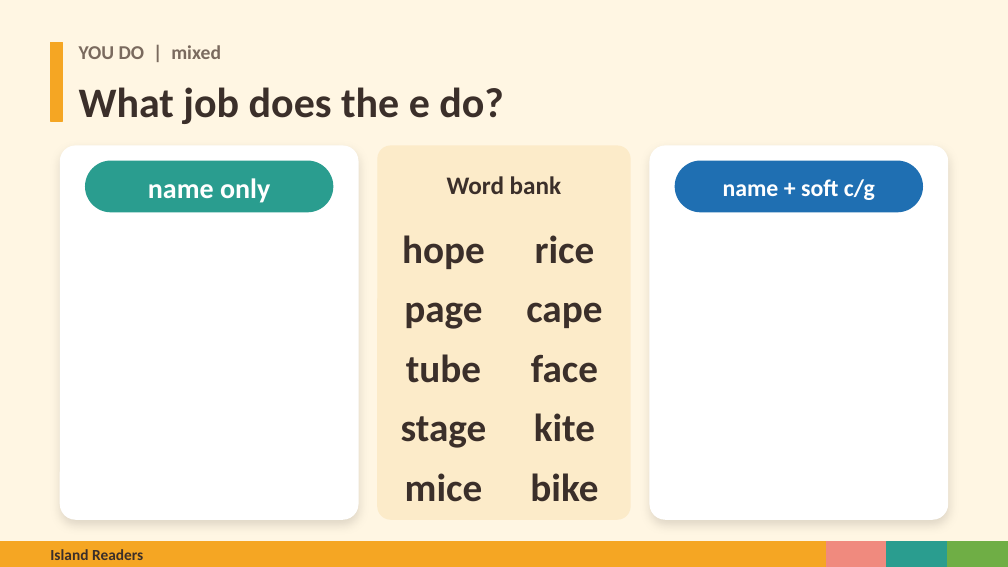
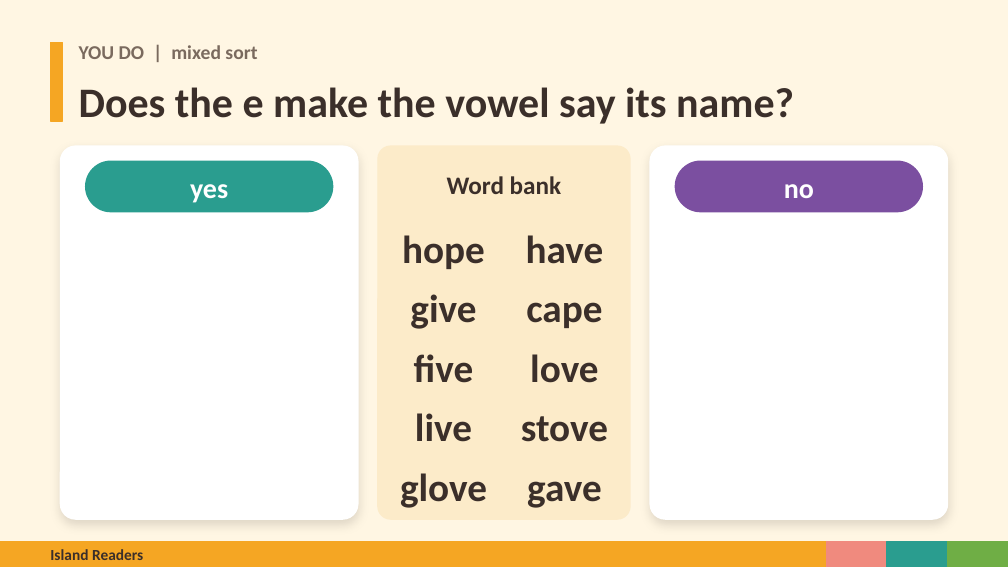
Before and after one commit to Silkwormx/island-readers, a slide deck: slide 25 of materials/unit5/Island_Readers_Tricky_e_Endings.pptx (slide 15 before the commit). Drawn at 1008x567 pixels with LibreOffice and Linux fonts; fonts in the diff are those of the drawing. Boxes give left, top, right and bottom in pixels: in the first picture for what was removed or moved away, otherwise in the second. Text is boxed around its words. In the diff, an @@ line names an element or a change of style, - is before the commit and + after.

```diff
--- a/materials/unit5/Island_Readers_Tricky_e_Endings.pptx
+++ b/materials/unit5/Island_Readers_Tricky_e_Endings.pptx
@@ text at <box>79,45,257,59</box>: text changed @@
-YOU DO | mixed
+YOU DO | mixed sort
@@ text at <box>79,87,794,124</box>: text changed @@
-What job does the e do?
+Does the e make the vowel say its name?
@@ rounded rectangle at <box>675,161,922,212</box>: fill #1F6FB2 to #7B4FA0; outline #1F6FB2 1 pt to #7B4FA0 1 pt @@
@@ text at <box>190,184,228,203</box>: text changed @@
-name only
+yes
@@ text at <box>784,184,814,198</box>: text changed; size 17 to 20 pt @@
-name + soft c/g
+no
@@ text at <box>526,235,604,264</box>: text changed @@
-rice
+have
@@ text at <box>410,294,476,329</box>: text changed @@
-page
+give
@@ text at <box>414,354,474,383</box>: text changed @@
-tube
+five
@@ text at <box>530,354,598,383</box>: text changed @@
-face
+love
@@ text at <box>415,413,472,442</box>: text changed @@
-stage
+live
@@ text at <box>521,416,608,442</box>: text changed @@
-kite
+stove
@@ text at <box>400,473,487,508</box>: text changed @@
-mice
+glove
@@ text at <box>527,481,602,508</box>: text changed @@
-bike
+gave
```
Also in this commit, not shown: 15 other slides changed, 13 slides added, 2 slides removed, 41 other files.
